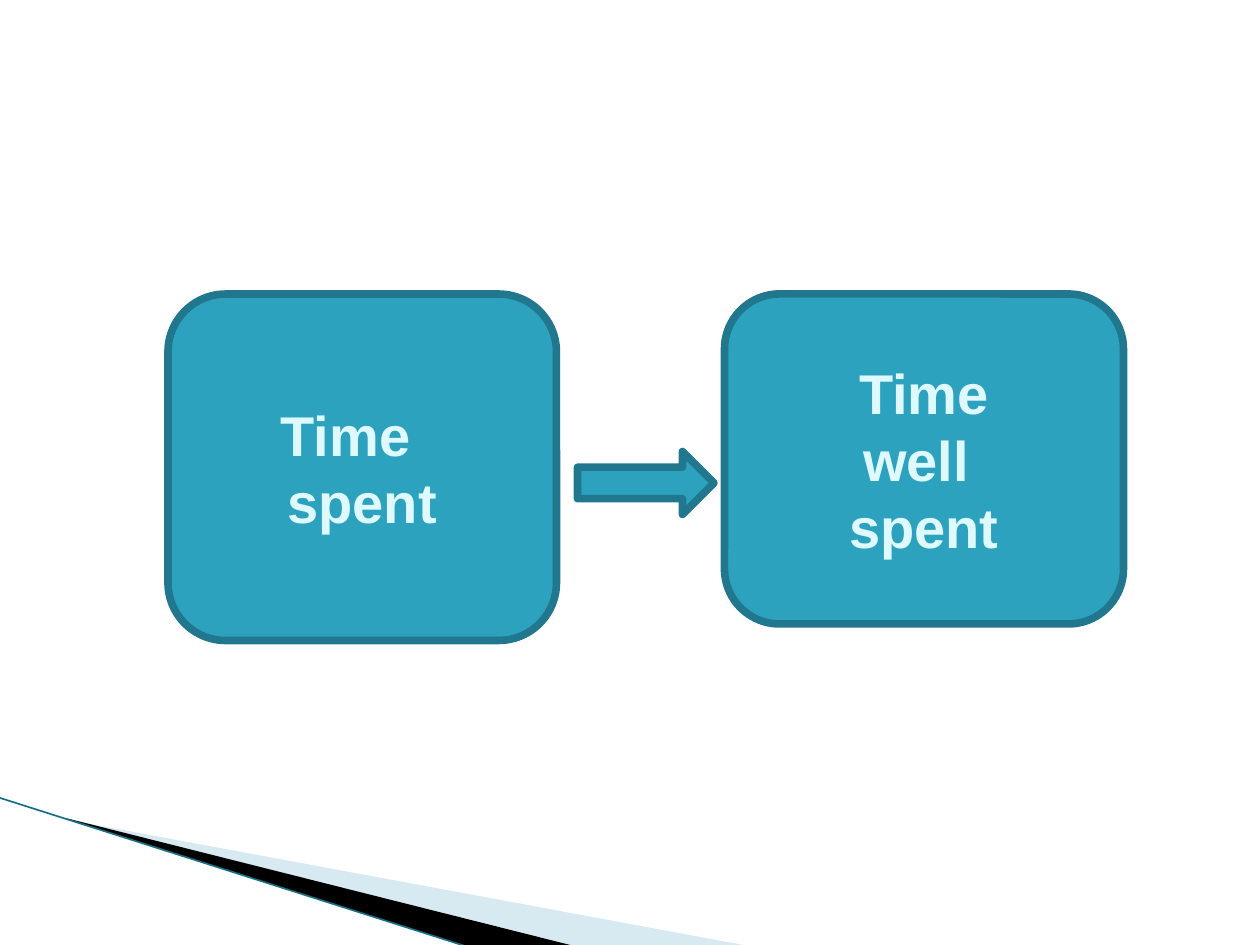
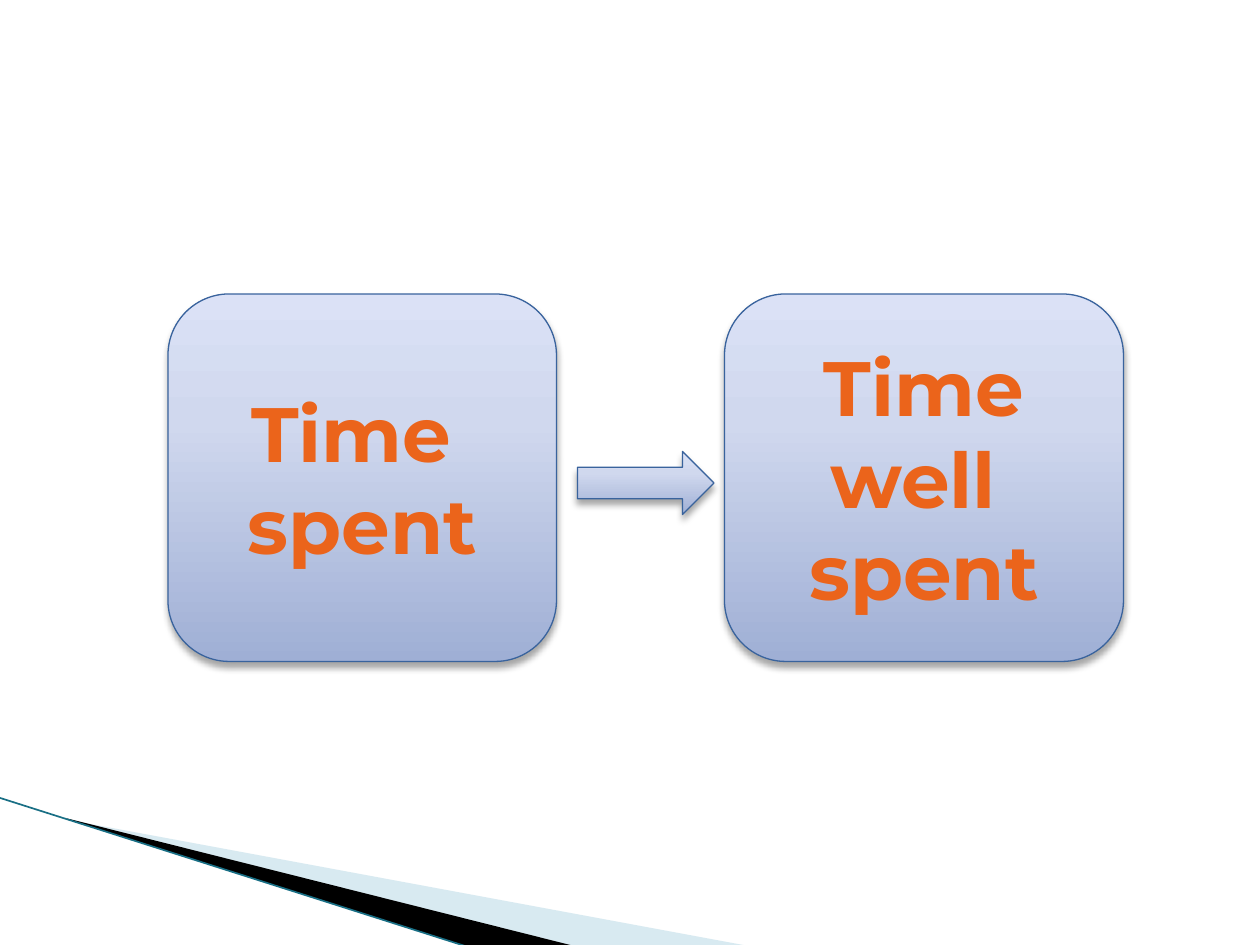
Before and after one commit to Tayyabt120/temp, a slide deck: slide 11 of How better tech could protect us from distraction.pptx (slide 12 before the commit). Drawn at 1260x945 pixels with LibreOffice and Linux fonts; fonts in the diff are those of the drawing; background and template pictures are left out. Boxes give left, top, right and bottom in pixels: in the first picture for what was removed or moved away, otherwise in the second. Text is boxed around its words. In the diff, an @@ line names an element or a change of style, - is before the commit and + after.

```diff
--- a/How better tech could protect us from distraction.pptx
+++ b/How better tech could protect us from distraction.pptx
@@ rounded rectangle "Time": place and size @@
-rounded rectangle "Time" at <box>168,294,556,640</box>
+rounded rectangle "Time" at <box>168,294,556,662</box>
@@ rounded rectangle "Time" at <box>168,294,556,662</box>: size 32 to 44 pt, font Arial to Montserrat, text colour #DFF9FF to #EB641B, letter outline #464646 1 pt to #FEFEFE 1.5 pt; fill #2DA2BF to gradient #9FAFD6 to #D0D9EF to #DCE3F6; outline #21788D 4.33 pt to #39639D 0.75 pt; shadow on @@
@@ rounded rectangle "Time" at <box>724,294,1124,662</box>: size 32 to 44 pt, font Arial to Montserrat, text colour #DFF9FF to #EB641B, letter outline #464646 1 pt to #FEFEFE 1.5 pt; fill #2DA2BF to gradient #9FAFD6 to #D0D9EF to #DCE3F6; outline #21788D 4.33 pt to #39639D 0.75 pt; shadow on @@
@@ rounded rectangle "Time": place and size @@
-rounded rectangle "Time" at <box>724,294,1124,624</box>
+rounded rectangle "Time" at <box>724,294,1124,662</box>
@@ right arrow at <box>577,451,713,514</box>: fill #2DA2BF to gradient #9FAFD6 to #D0D9EF to #DCE3F6; outline #21788D 4.33 pt to #39639D 0.75 pt; shadow on @@
```
Also in this commit, not shown: 2 other slides changed, 7 slides added, 8 slides removed.
